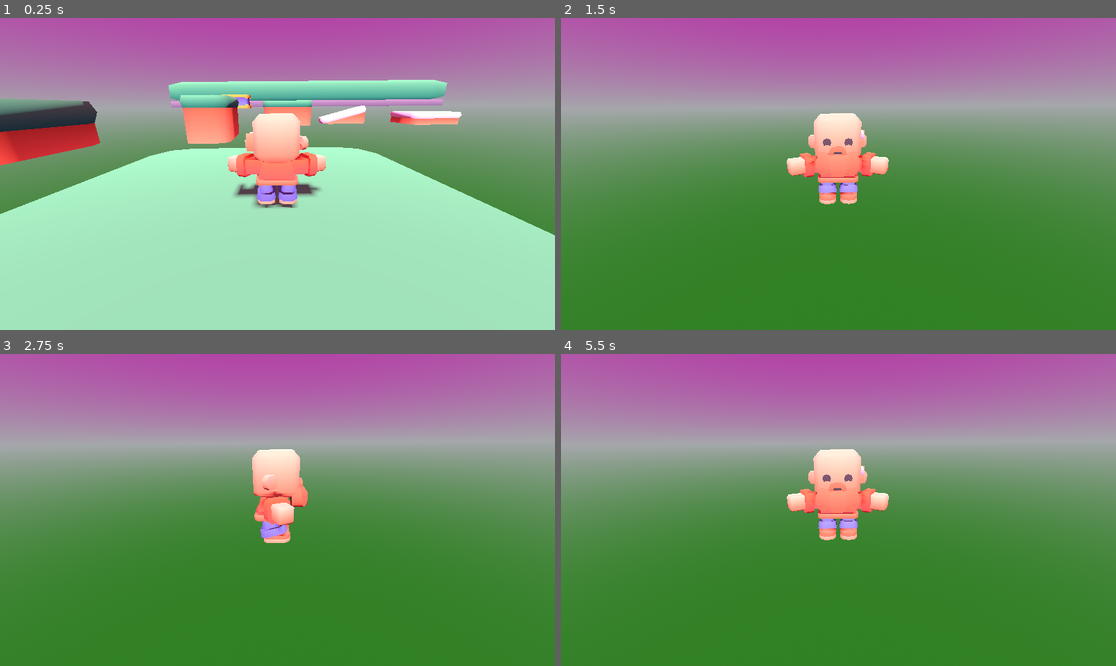
Above: before the commit, frames 1-4 (two rows, left to right).
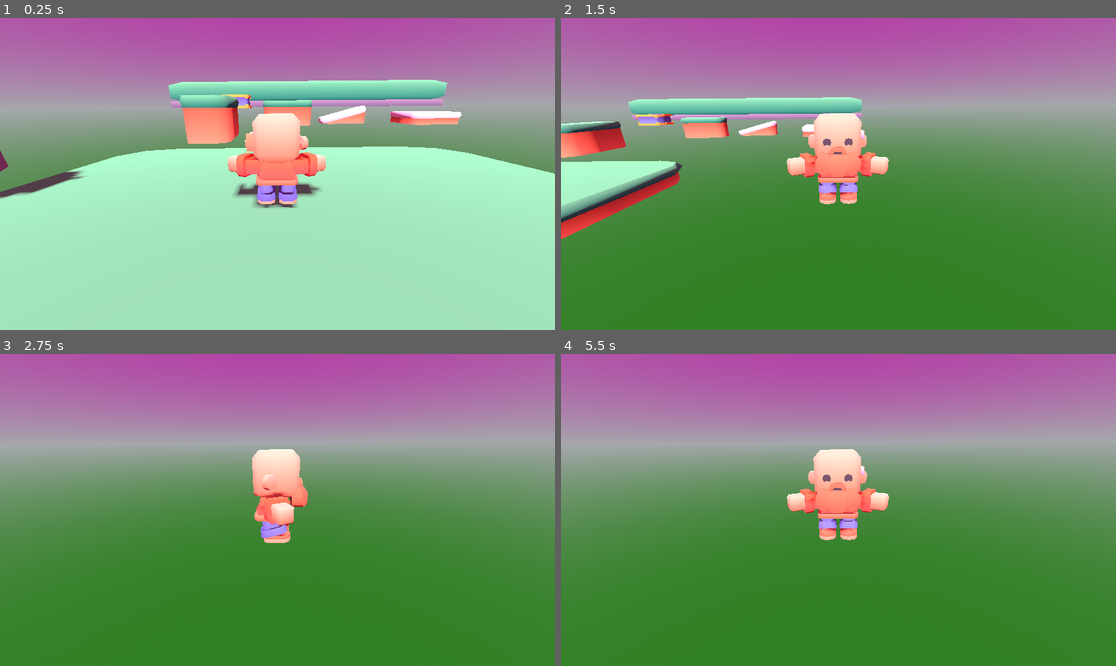
Above: after the commit, the same moments.

Repository: marknair/3DJumpingBean
Game: Godot game, scene res://Scenes/Level_1.tscn
The game is run twice, just before and just after one commit, with the same random seed, the same clock (stepped at 60 frames per second) and the same inputs.
Inputs:
- Up to frame 1 (0.25 s): no input
- Up to frame 2 (1.5 s): hold D (move_right) 0.53-1.28 s; tap Space (jump) at 0.77 s; hold S (more_back) from 1.28 s (still down)
- Up to frame 3 (2.75 s): tap Space (jump) at 1.52 s; release S (more_back) at 2.03 s; hold D (move_right) from 2.03 s (still down)
- Up to frame 4 (5.5 s): tap Enter at 2.75, 5 s; release D (move_right) at 2.78 s; hold W (more_forward) 2.78-3.53 s; tap Space (jump) at 3.02, 3.77, 4.25, 4.52 s; hold A (move_left) 3.53-5.03 s; hold S (more_back) from 5.03 s (still down)

The runs differ from the first frame. In frame 1, 8.5% of the frame differs, in the area x 0-100%, y 25-70%; in frame 2, 8.1%; in frame 3, less than 0.1%; in frame 4, less than 0.1%.

Commit message:
Added damage incrememt

Diff:
--- a/Scenes/Level_1.tscn
+++ b/Scenes/Level_1.tscn
@@ -57,7 +57,7 @@
 [node name="Platforms" type="Node" parent="."]
 
 [node name="Square Platform 2" type="MeshInstance3D" parent="Platforms"]
-transform = Transform3D(1, 0, 0, 0, 1, 0, 0, 0, 1, -2.6056376, 0.33374155, 0)
+transform = Transform3D(1, 0, 0, 0, 1, 0, 0, 0, 1, -4.0889115, 0.33374155, 0)
 mesh = ExtResource("1_oiua3")
 skeleton = NodePath("../BlockGrassLowLarge")
 
@@ -67,7 +67,7 @@
 shape = SubResource("ConvexPolygonShape3D_5r5j8")
 
 [node name="BlockGrassLowLarge" type="MeshInstance3D" parent="Platforms"]
-transform = Transform3D(1.844129, 0, 0, 0, 1, 0, 0, 0, 2.13374, 0.36395907, -0.48328602, 0)
+transform = Transform3D(2.8523443, 0, 0, 0, 1, 0, 0, 0, 2.13374, 0.8268424, -0.48328602, 0.006528616)
 mesh = ExtResource("1_oiua3")
 skeleton = NodePath("../..")
 
@@ -124,7 +124,7 @@
 skeleton = NodePath("../..")
 
 [node name="Enemy" parent="Platforms" instance=ExtResource("7_akpl7")]
-transform = Transform3D(1, 0, 0, 0, 1, 0, 0, 0, 1, -2.509555, 0.4703451, 1.461749)
+transform = Transform3D(1, 0, 0, 0, 1, 0, 0, 0, 1, -2.533279, 0.4703451, 0.06966859)
 
 [node name="Player" parent="." instance=ExtResource("7_5r5j8")]
 transform = Transform3D(-0.99997693, 0, 0.0067892224, 0, 1, 0, -0.0067892224, 0, -0.99997693, 0.5700046, 0.04226896, 0.18012094)
--- a/Scenes/enemy.tscn
+++ b/Scenes/enemy.tscn
@@ -8,6 +8,7 @@
 
 [node name="Enemy" type="Area3D"]
 script = ExtResource("1_1f0kj")
+move_direction = Vector3(10, 0, 0)
 
 [node name="model" type="MeshInstance3D" parent="."]
 mesh = ExtResource("1_hghv2")
--- /dev/null
+++ b/Scenes/menu.tscn
@@ -0,0 +1,3 @@
+[gd_scene format=3 uid="uid://12rkko52ln37"]
+
+[node name="Node3D" type="Node3D"]
--- /dev/null
+++ b/Scenes/texture_test.tscn
@@ -0,0 +1,31 @@
+[gd_scene load_steps=7 format=3 uid="uid://bxd3asn382864"]
+
+[ext_resource type="Texture2D" uid="uid://cwrdmke4uu2no" path="res://Textures/rocky_trail_02_diff_4k.png" id="1_ou1hf"]
+[ext_resource type="Texture2D" uid="uid://dj2rq56xsilwe" path="res://Textures/rocky_trail_02_nor_gl_4k.png" id="2_ubaeo"]
+[ext_resource type="Texture2D" uid="uid://b6r8bbov16quk" path="res://Textures/rocky_trail_02_rough_4k.png" id="3_yrvt6"]
+
+[sub_resource type="StandardMaterial3D" id="StandardMaterial3D_ngjyc"]
+albedo_texture = ExtResource("1_ou1hf")
+roughness_texture = ExtResource("3_yrvt6")
+normal_enabled = true
+normal_texture = ExtResource("2_ubaeo")
+uv1_scale = Vector3(60, 60, 60)
+
+[sub_resource type="PlaneMesh" id="PlaneMesh_ubput"]
+size = Vector2(300, 300)
+
+[sub_resource type="CapsuleMesh" id="CapsuleMesh_pre8m"]
+
+[node name="World" type="Node3D"]
+
+[node name="DirectionalLight3D" type="DirectionalLight3D" parent="."]
+transform = Transform3D(0.47849247, 0.7604497, -0.43904573, 1.60799e-08, 0.49999994, 0.86602557, 0.8780919, -0.41438672, 0.23924619, 0, 2.5611145, 0)
+shadow_enabled = true
+
+[node name="Ground" type="MeshInstance3D" parent="."]
+material_override = SubResource("StandardMaterial3D_ngjyc")
+mesh = SubResource("PlaneMesh_ubput")
+
+[node name="MeshInstance3D" type="MeshInstance3D" parent="."]
+transform = Transform3D(1, 0, 0, 0, 1, 0, 0, 0, 1, 0, 1, 0)
+mesh = SubResource("CapsuleMesh_pre8m")
--- a/Scripts/enemy.gd
+++ b/Scripts/enemy.gd
@@ -21,4 +21,4 @@
 	if not body.is_in_group("Player"):
 		return
 
-	print("Take damage.")
+	body.take_damage(1)
--- a/Scripts/player.gd
+++ b/Scripts/player.gd
@@ -1,5 +1,6 @@
 extends CharacterBody3D
 
+@export var health : int = 3
 @export var move_speed : float = 3.0
 @export var jump_force : float = 8.0
 @export var gravity : float = 20.0
@@ -22,3 +23,11 @@
 
 
 	move_and_slide()
+
+func take_damage(amount: int):
+	health -= amount
+	if health <= 0:
+		_game_over()
+
+func _game_over():
+	get_tree().change_scene_to_file("res://Scenes/menu.tscn")
Not shown, added: Textures/rocky_trail_02_diff_4k.png.import
Not shown, added: Textures/rocky_trail_02_nor_gl_4k.png.import
Not shown, added: Textures/rocky_trail_02_rough_4k.png.import
Not shown, added: Textures/rocky_trail_02_diff_4k.png
Not shown, added: Textures/rocky_trail_02_nor_gl_4k.png
Not shown, added: Textures/rocky_trail_02_rough_4k.png
